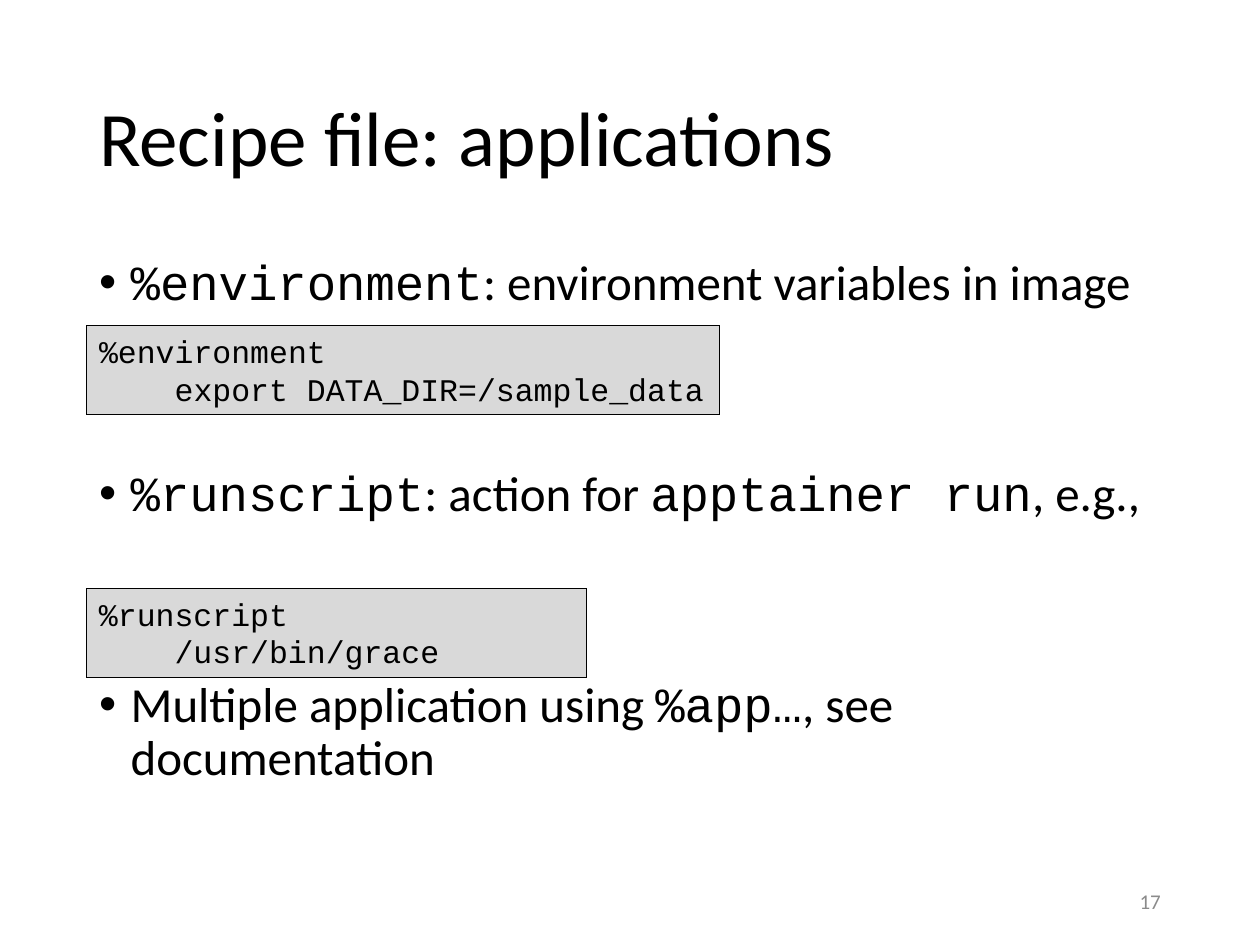
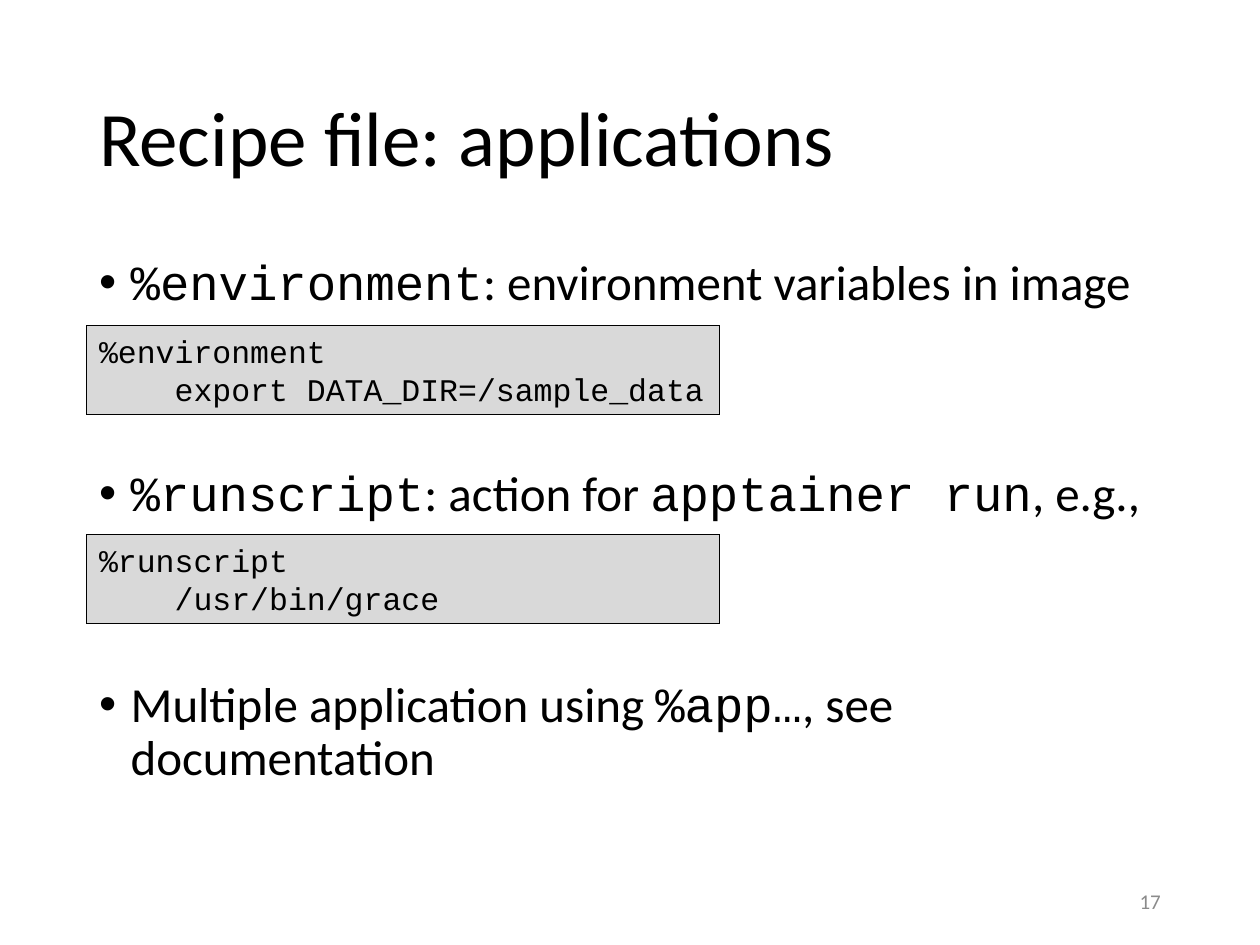
Before and after one commit to gjbex/Containers-for-HPC, a slide deck: slide 17 of containers_for_hpc.pptx. Drawn at 1260x945 pixels with LibreOffice and Linux fonts; fonts in the diff are those of the drawing. Boxes give left, top, right and bottom in pixels: in the first picture for what was removed or moved away, otherwise in the second. Text is boxed around its words. In the diff, an @@ line names an element or a change of style, - is before the commit and + after.

```diff
--- a/containers_for_hpc.pptx
+++ b/containers_for_hpc.pptx
@@ rectangle "%runscript": place and size @@
-rectangle "%runscript" at [87, 588, 587, 678]
+rectangle "%runscript" at [87, 534, 721, 624]
```
Also in this commit, not shown: 7 other slides changed.
